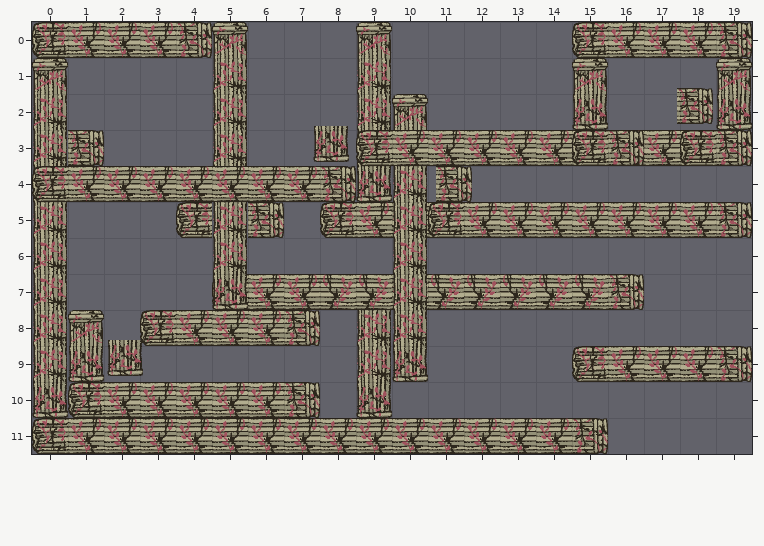
Tiled map: public/assets/maps/level-3.tmx. The picture above is the old version.
Cells are 64x64 px. Shown: x 0..19, y 0..11.
Once edited:
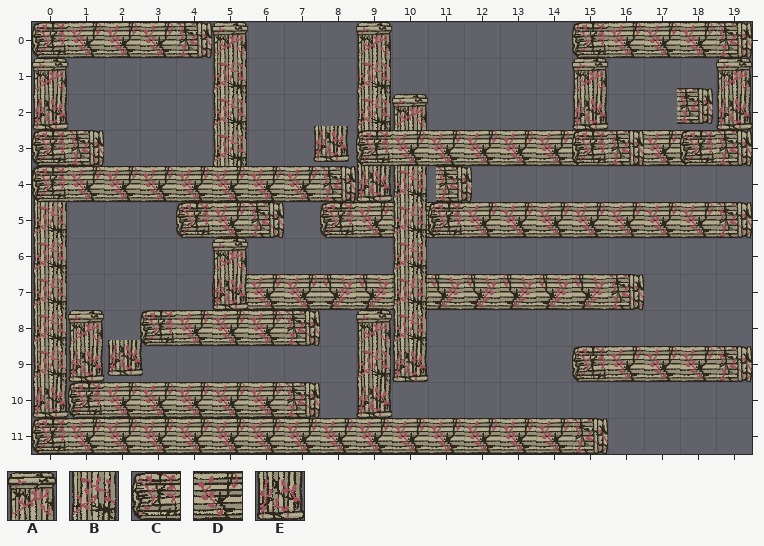
Key: from "tiles": A 3, B 7, C 8, D 9, E 11.
_ is an empty cell.
Tiles replaced or removed in this view: B.
The author wrote: Very minor changes to third level tile choices
Diff:
Changed rows in their new state; . is an unchanged cell.
Layer "platforms1":
first column x 9:
 8 A
Layer "platforms2":
first column x 0:
 2 E.....
 3 C.....
 4 A.....
 5 .....D
 6 .....A
Pixel boxes of the changes (left, top, right, bottom) in both pictures:
changed: (32, 94, 68, 202)
changed: (212, 202, 248, 274)
changed: (356, 310, 392, 346)
